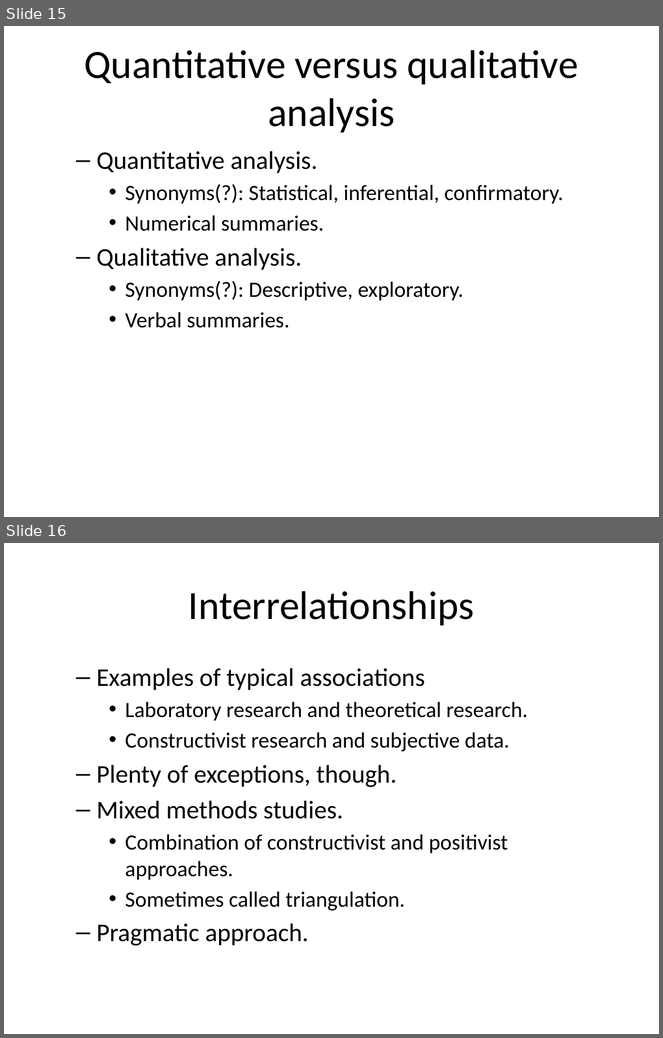
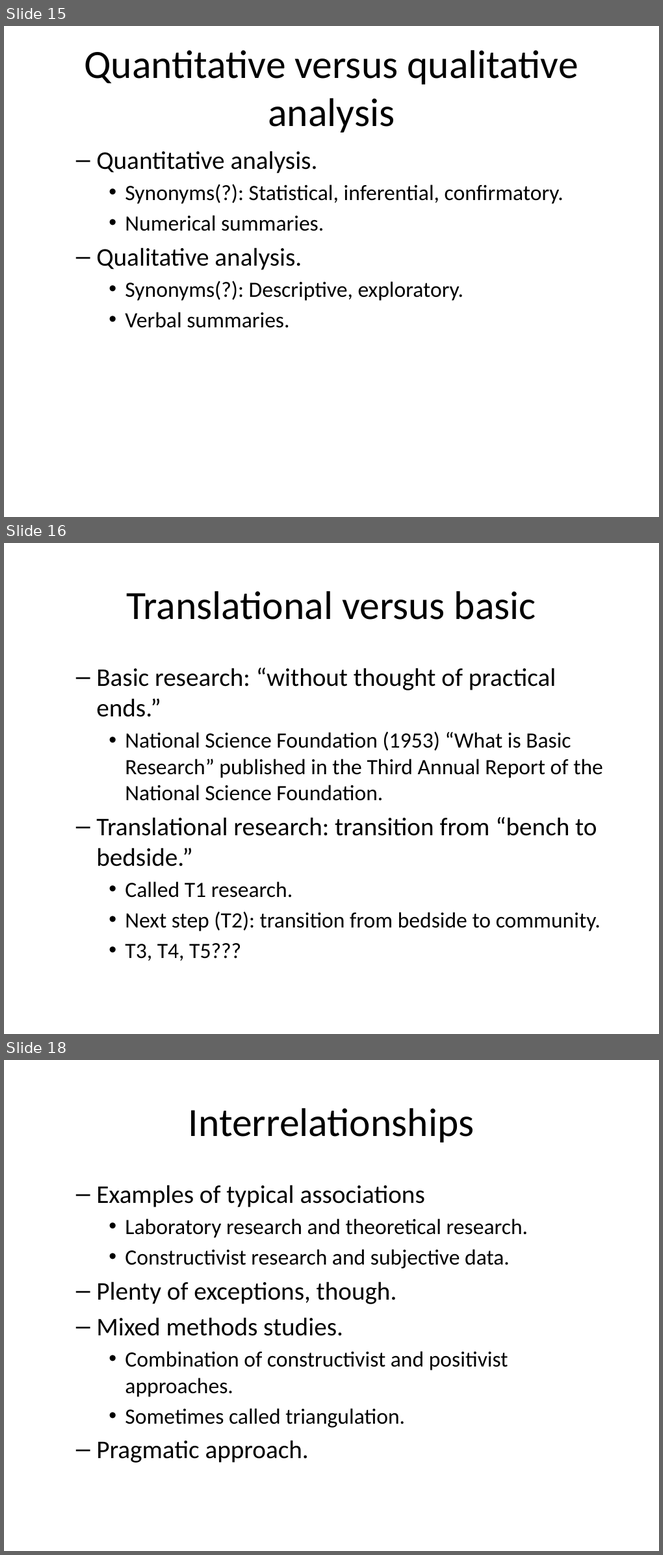
Before and after one commit to classes-medb/5510, a slide deck: doc/video-01-introduction.pptx. Shown one above the other, each under a label of ours: slides 15 and 16 before the commit, slides 15, 16 and 18 after it; the slides between them are not shown. The pictures are 663x1038 and 663x1555 pixels, drawn with LibreOffice and Linux fonts; fonts in the diff are those of the drawing. Boxes give left, top, right and bottom in pixels: in the first picture for what was removed or moved away, otherwise in the second. Text is boxed around its words. In the diff, an @@ line names an element or a change of style, - is before the commit and + after.

```diff
--- a/doc/video-01-introduction.pptx
+++ b/doc/video-01-introduction.pptx
@@ slide 16 added at (x1=4, y1=543, x2=659, y2=1034), background #FFFFFF @@
@@ title added at (x1=126, y1=591, x2=536, y2=620), 44 pt, text #000000 @@
+Translational versus basic
@@ text added at (x1=96, y1=668, x2=603, y2=961), 24 pt, text #000000 @@
+  – Basic research: “without thought of practical ends.”
+    • National Science Foundation (1953) “What is Basic Research” published in the Third Annual Report of the National Science Foundation.
+  – Translational research: transition from “bench to bedside.”
+    • Called T1 research.
+    • Next step (T2): transition from bedside to community.
+    • T3, T4, T5???
@@ what was slide 16 is now slide 18 @@
```
Also in this commit, not shown: 3 slides changed, 1 other slide added, 3 other files.
